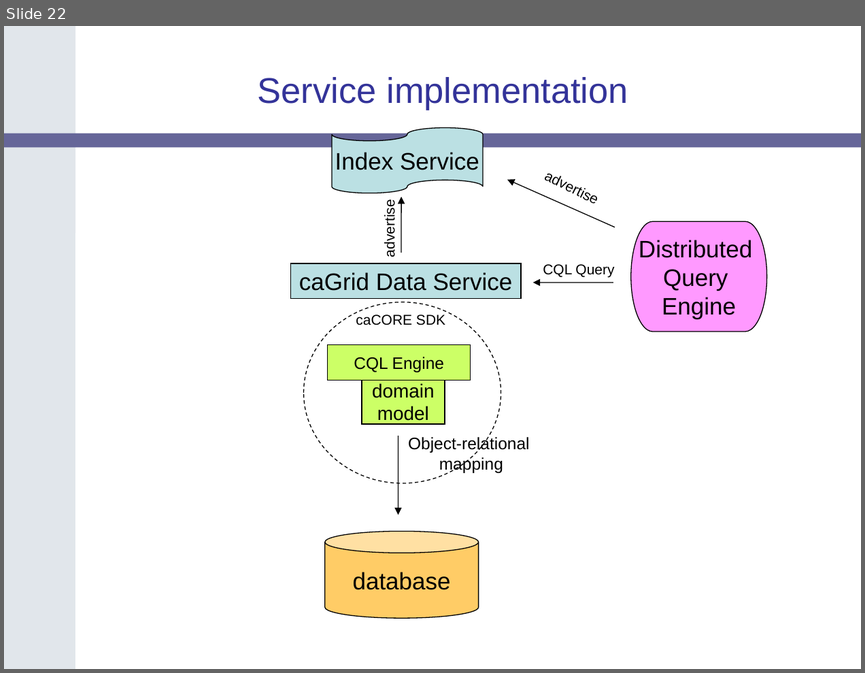
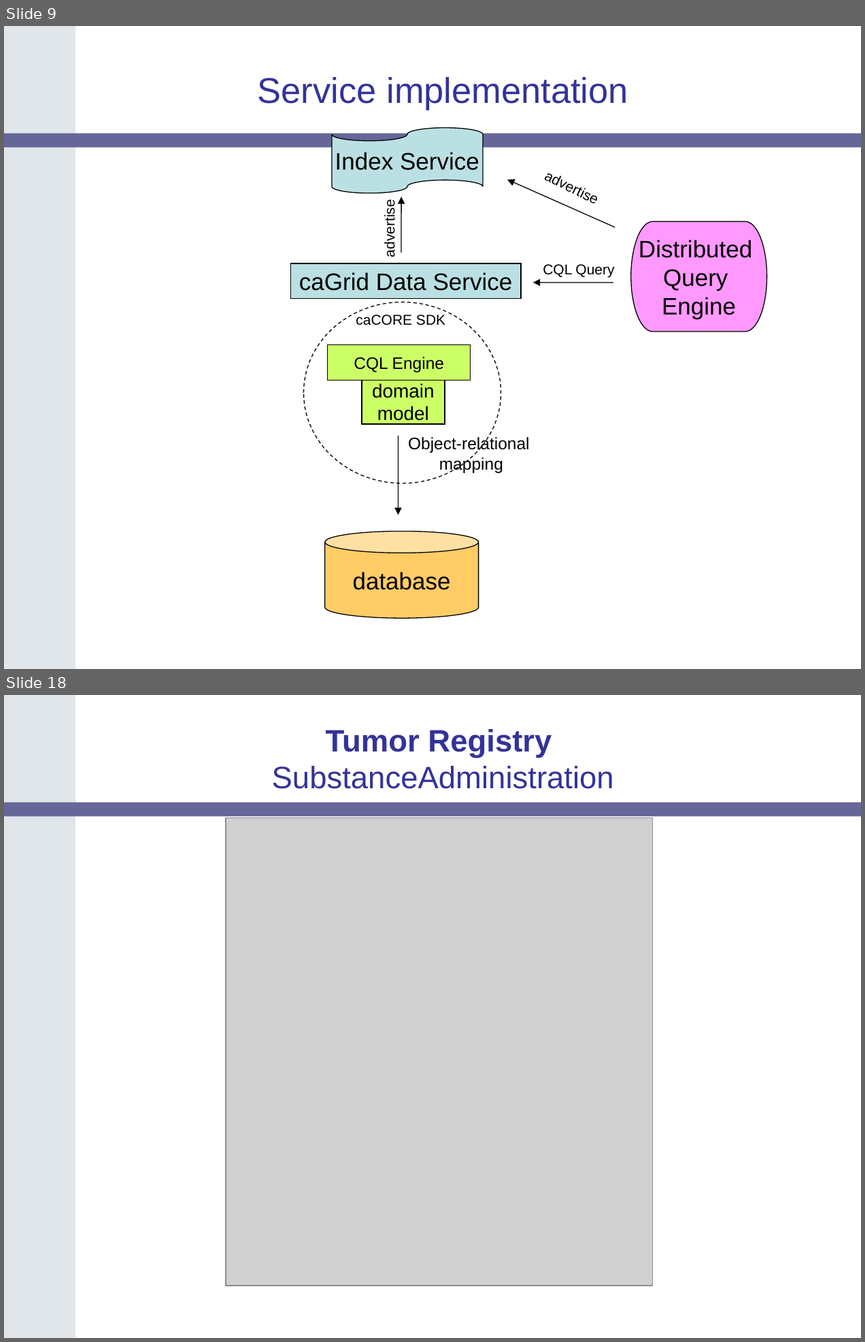
Before and after one commit to NCIP/catrip, a slide deck: catrip/documentation/presentations/silver_review_2006_12_08/catrip_silver_review.ppt. Shown one above the other, each under a label of ours: slide 22 before the commit, slides 9 and 18 after it; the slides between them are not shown. The pictures are 865x673 and 865x1342 pixels, drawn with LibreOffice and Linux fonts; fonts in the diff are those of the drawing; grey boxes stand for pictures; background and template pictures are left out. Boxes give left, top, right and bottom in pixels: in the first picture for what was removed or moved away, otherwise in the second. Text is boxed around its words. In the diff, an @@ line names an element or a change of style, - is before the commit and + after.

```diff
--- a/catrip/documentation/presentations/silver_review_2006_12_08/catrip_silver_review.ppt
+++ b/catrip/documentation/presentations/silver_review_2006_12_08/catrip_silver_review.ppt
@@ slide 18 added at bbox=[4, 695, 861, 1338], background #FFFFFF; not listed: 2 template elements that a slide beside it also shows @@
@@ title added at bbox=[272, 729, 614, 789], 26 pt, text #333399 @@
+Tumor Registry
+SubstanceAdministration
@@ picture added at bbox=[226, 817, 653, 1285] @@
@@ what was slide 22 is now slide 9 @@
```
Also in this commit, not shown: 6 slides changed, 20 other slides added, 16 slides removed.
